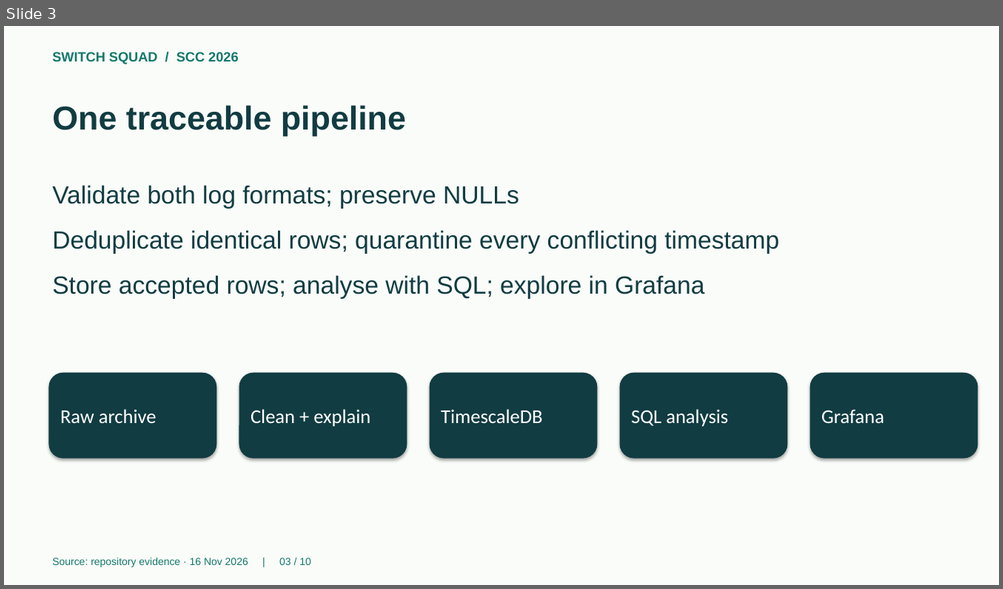
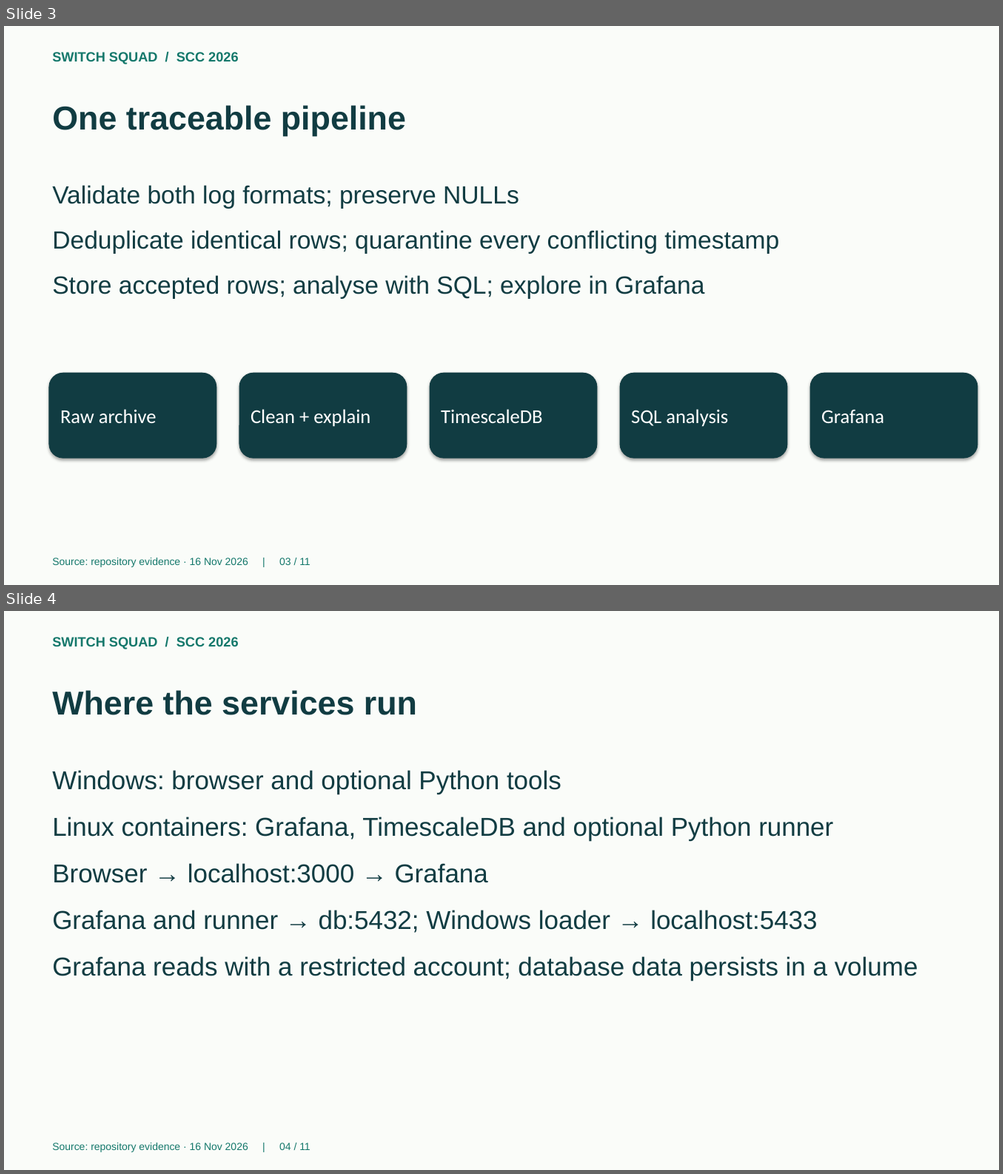
Before and after one commit to chpc-tech-eval/switch-squad-hpc-log-viz, a slide deck: submission/slides.pptx. Shown one above the other, each under a label of ours: slide 3 before the commit, slides 3 and 4 after it. The pictures are 1003x589 and 1003x1174 pixels, drawn with LibreOffice and Linux fonts; fonts in the diff are those of the drawing. Boxes give left, top, right and bottom in pixels: in the first picture for what was removed or moved away, otherwise in the second. Text is boxed around its words. In the diff, an @@ line names an element or a change of style, - is before the commit and + after.

```diff
--- a/submission/slides.pptx
+++ b/submission/slides.pptx
@@ slide 4 added at [4, 611, 999, 1170], background #FAFCF9 @@
@@ text added at [52, 637, 238, 649], 13 pt, text #14786B, bold @@
+SWITCH SQUAD / SCC 2026
@@ text added at [52, 690, 417, 715], 32 pt, text #113C42, bold @@
+Where the services run
@@ text added at [52, 770, 918, 981], 25 pt, text #113C42 @@
+Windows: browser and optional Python tools
+Linux containers: Grafana, TimescaleDB and optional Python runner
+Browser → localhost:3000 → Grafana
+Grafana and runner → db:5432; Windows loader → localhost:5433
+Grafana reads with a restricted account; database data persists in a volume
@@ text added at [52, 1143, 310, 1153], 10 pt, text #14786B @@
+Source: repository evidence · 16 Nov 2026 | 04 / 11
@@ slide 3 changed as well @@
@@ text at [52, 558, 310, 568]: text changed @@
-Source: repository evidence · 16 Nov 2026 | 03 / 10
+Source: repository evidence · 16 Nov 2026 | 03 / 11
```
Also in this commit, not shown: 9 other slides changed, 19 other files.
